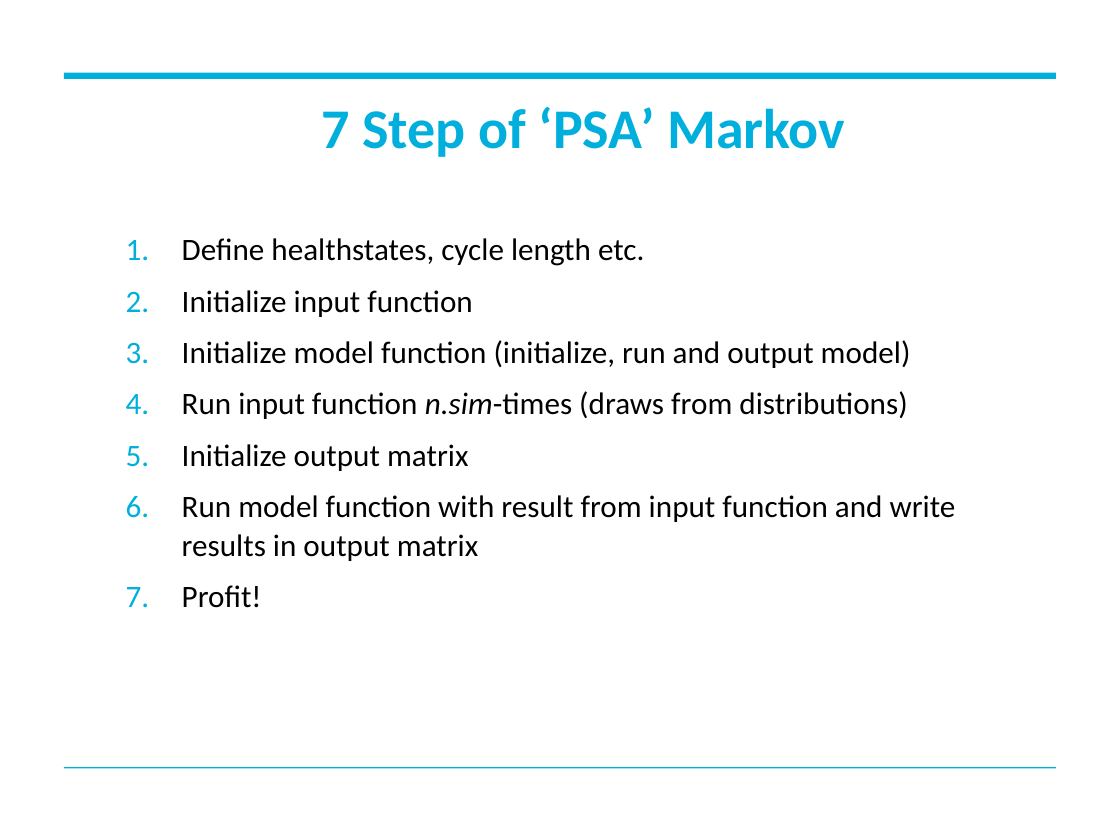
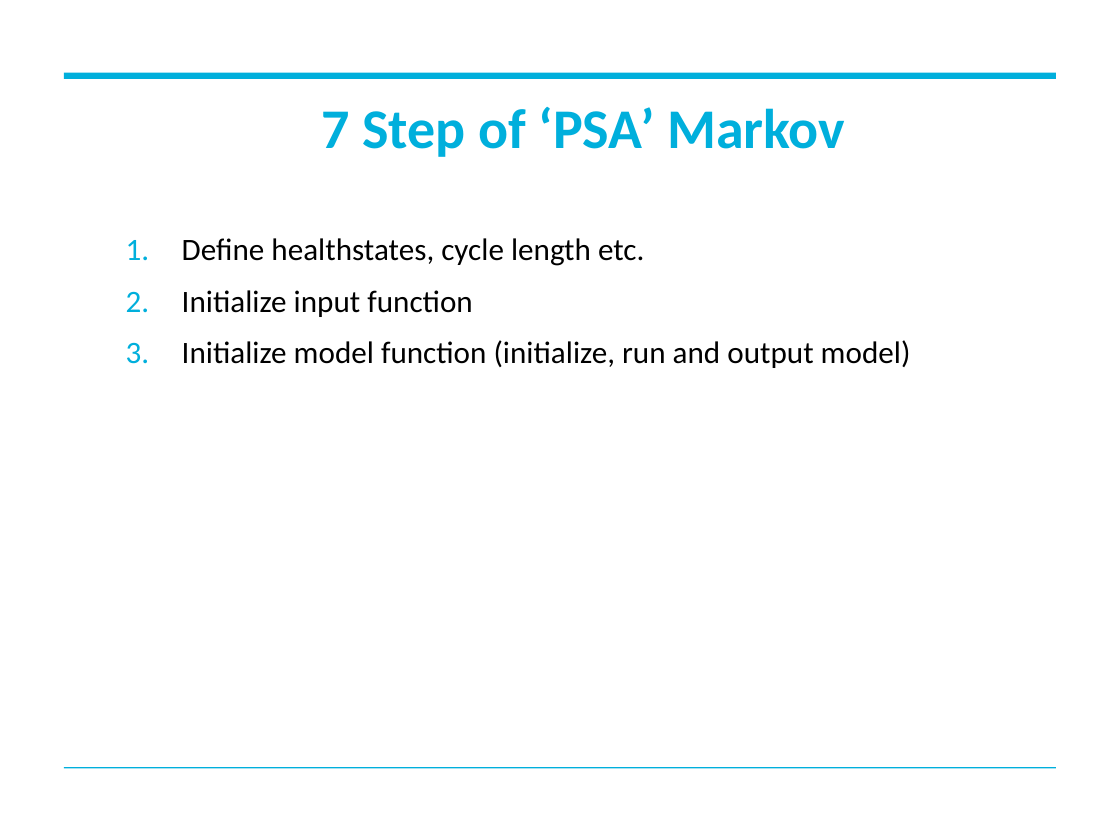
Before and after one commit to StanWijn/DMIG, a slide deck: slide 19 of R software in decision modelling - Part 2.pptx. Drawn at 1120x840 pixels with LibreOffice and Linux fonts; fonts in the diff are those of the drawing; background and template pictures are left out. Boxes give left, top, right and bottom in pixels: in the first picture for what was removed or moved away, otherwise in the second. Text is boxed around its words. In the diff, an @@ line names an element or a change of style, - is before the commit and + after.

```diff
--- a/R software in decision modelling - Part 2.pptx
+++ b/R software in decision modelling - Part 2.pptx
@@ text at (182, 391, 956, 608): paragraphs removed @@
-4. Run input function n.sim-times (draws from distributions)
-5. Initialize output matrix
-6. Run model function with result from input function and write results in output matrix
-7. Profit!
```
Also in this commit, not shown: 3 other slides changed, 5 other files.
